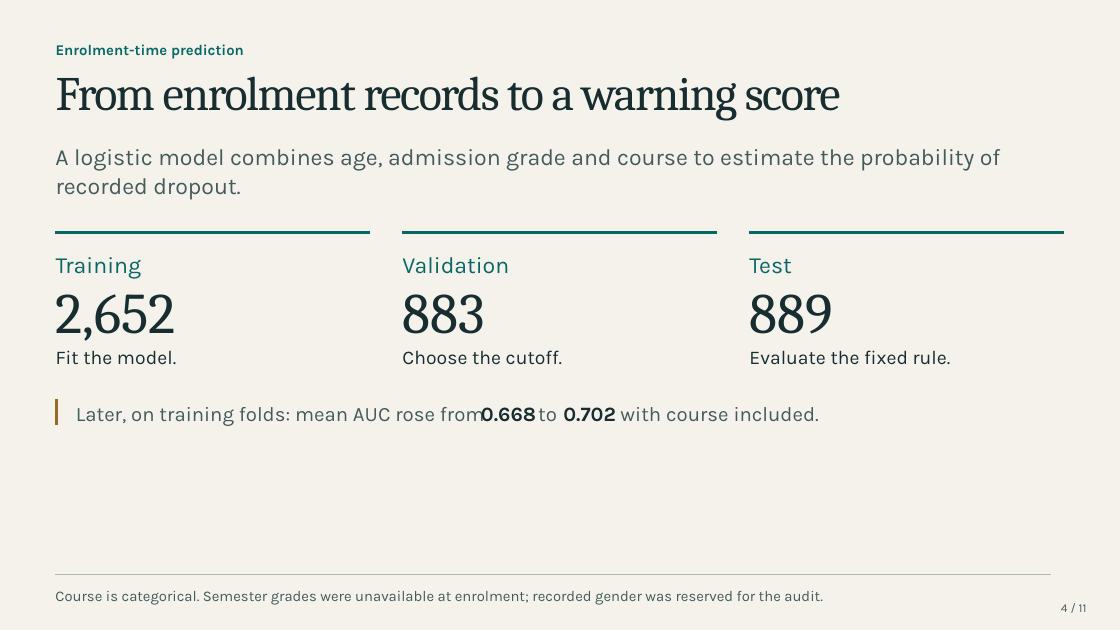
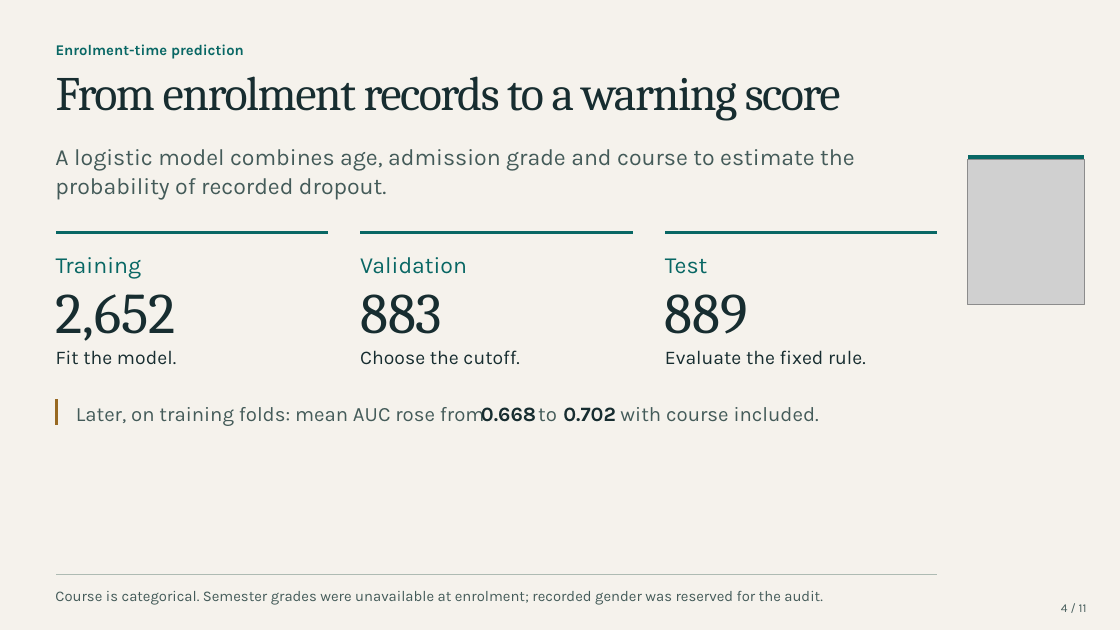
Before and after one commit to Tigershengsheng/ids-project, a slide deck: slide 4 of output/powerpoint/Student_Dropout_Presentation.pptx. Drawn at 1120x630 pixels with LibreOffice and Linux fonts; fonts in the diff are those of the drawing; grey boxes stand for pictures. Boxes give left, top, right and bottom in pixels: in the first picture for what was removed or moved away, otherwise in the second. Text is boxed around its words. In the diff, an @@ line names an element or a change of style, - is before the commit and + after.

Commit message:
Clarify dropout warning trade-offs and refresh presentation

```diff
--- a/output/powerpoint/Student_Dropout_Presentation.pptx
+++ b/output/powerpoint/Student_Dropout_Presentation.pptx
@@ text at box(55, 149, 854, 170): text changed @@
-A logistic model combines age, admission grade and course to estimate the probability of
+A logistic model combines age, admission grade and course to estimate the
@@ text at box(55, 178, 387, 200): text changed @@
-recorded dropout.
+probability of recorded dropout.
@@ freeform shape added at box(968, 155, 1085, 159), fill #086764 @@
@@ picture added at box(968, 160, 1085, 305) @@
@@ freeform shape: place and size @@
-freeform shape at box(55, 231, 370, 234)
+freeform shape at box(55, 231, 328, 234)
@@ freeform shape: place and size @@
-freeform shape at box(402, 231, 717, 234)
+freeform shape at box(360, 231, 633, 234)
@@ freeform shape: place and size @@
-freeform shape at box(749, 231, 1064, 234)
+freeform shape at box(665, 231, 938, 234)
@@ 3 texts: place and size @@
-3 texts at box(402, 257, 562, 365)
+3 texts at box(360, 257, 519, 365)
@@ 3 texts: place and size @@
-3 texts at box(749, 258, 951, 365)
+3 texts at box(665, 258, 866, 365)
@@ freeform shape: place and size @@
-freeform shape at box(55, 575, 1051, 576)
+freeform shape at box(55, 575, 938, 576)
```
Also in this commit, not shown: 9 other slides changed, 1 slide added, 1 slide removed, 27 other files.
